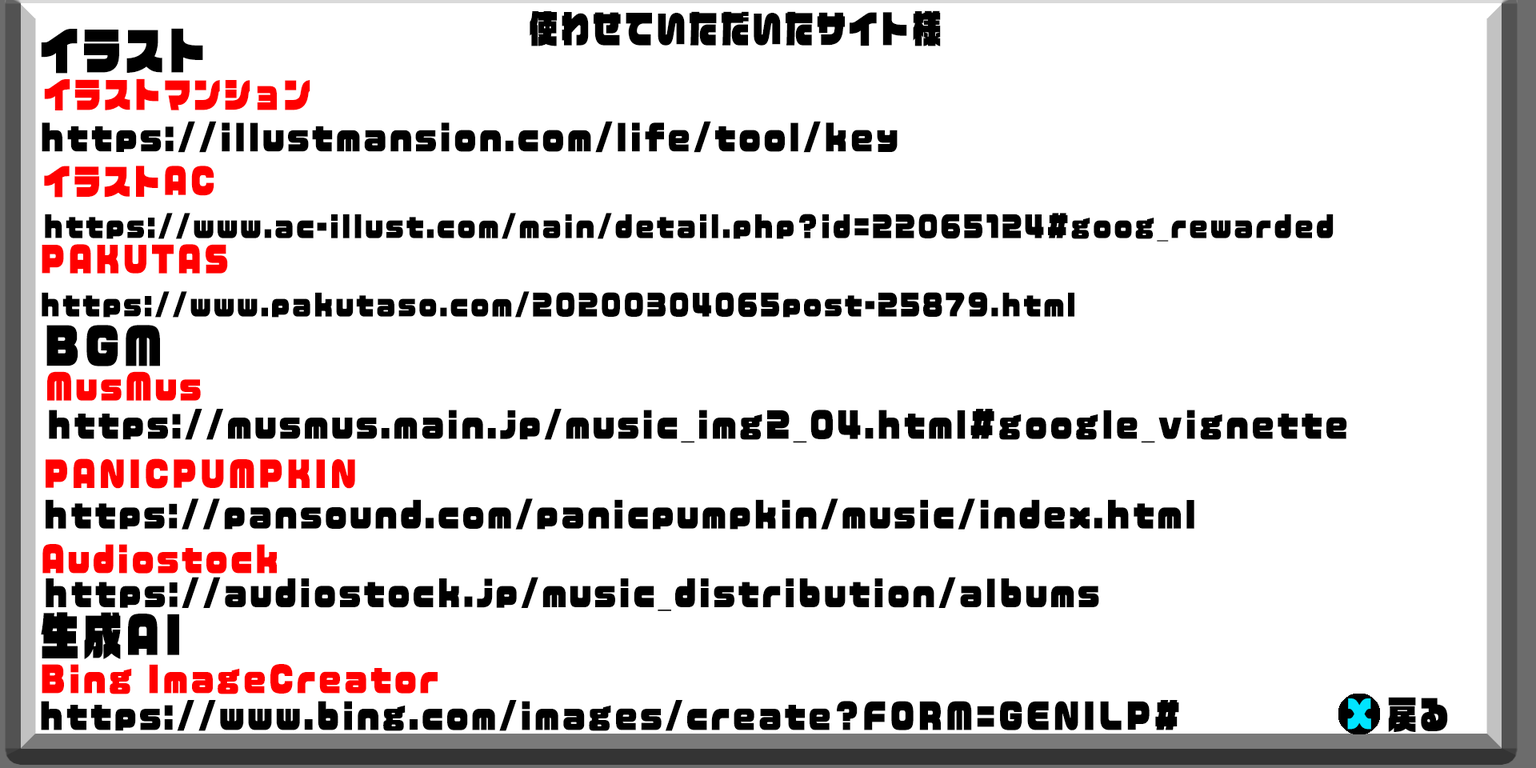
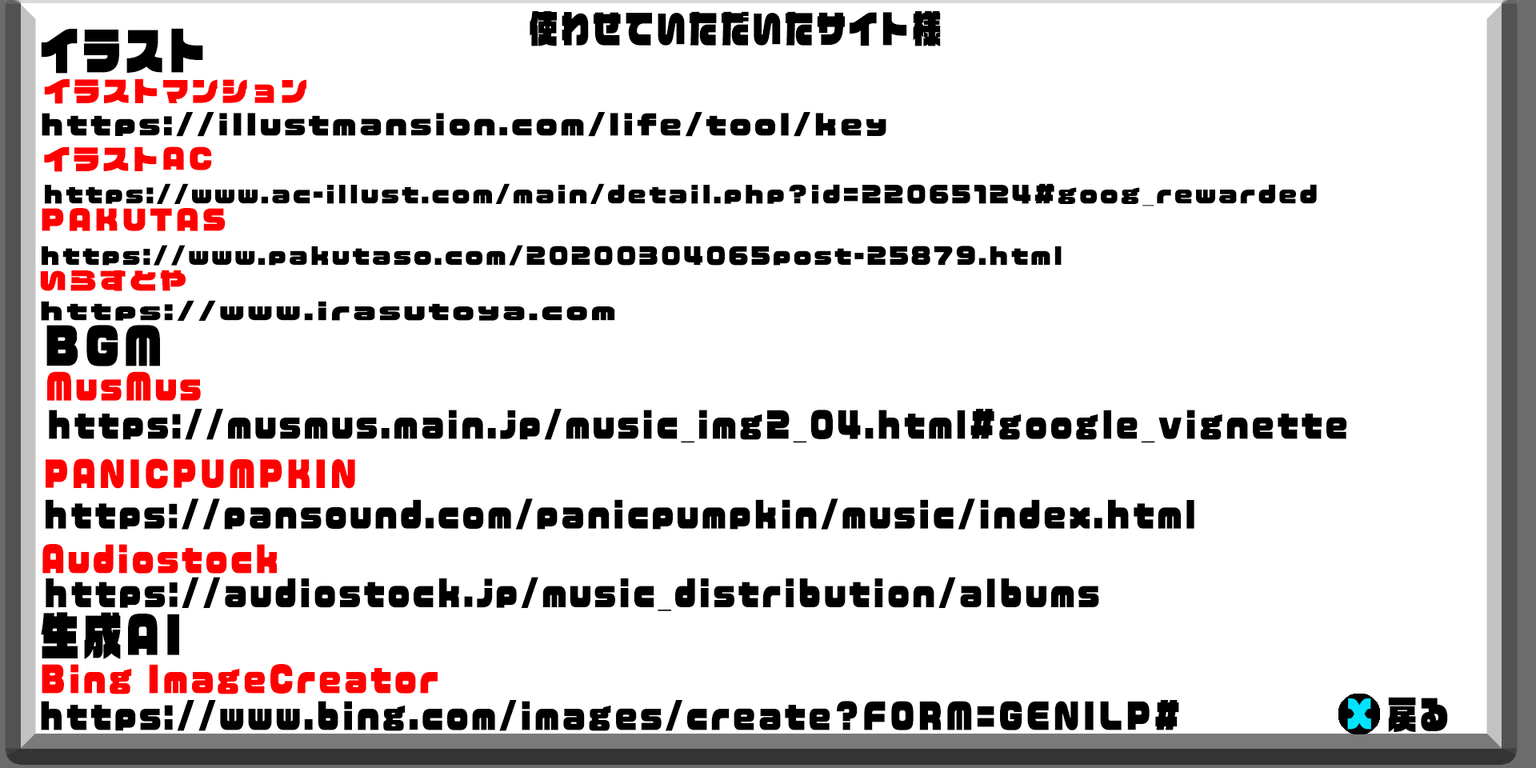
Revision of a layered 1536 × 768 image; what changed, layer by layer:
added layer "いらすとや https://www.irasutoya.com" above "イラストマンション" over [39,269,616,321]
painted on "イラストマンション" over [43,78,311,111]
painted on "PAKUTAS https://www.pakutaso.com/20200304065post-25879.html" over [41,207,1075,318]
painted on "イラストAC https://www.ac-illust.com/main/detail.php?id=22065124#go" over [43,146,1334,242]
painted on "https://illustmansion.com/life/tool/key" over [41,111,898,153]
